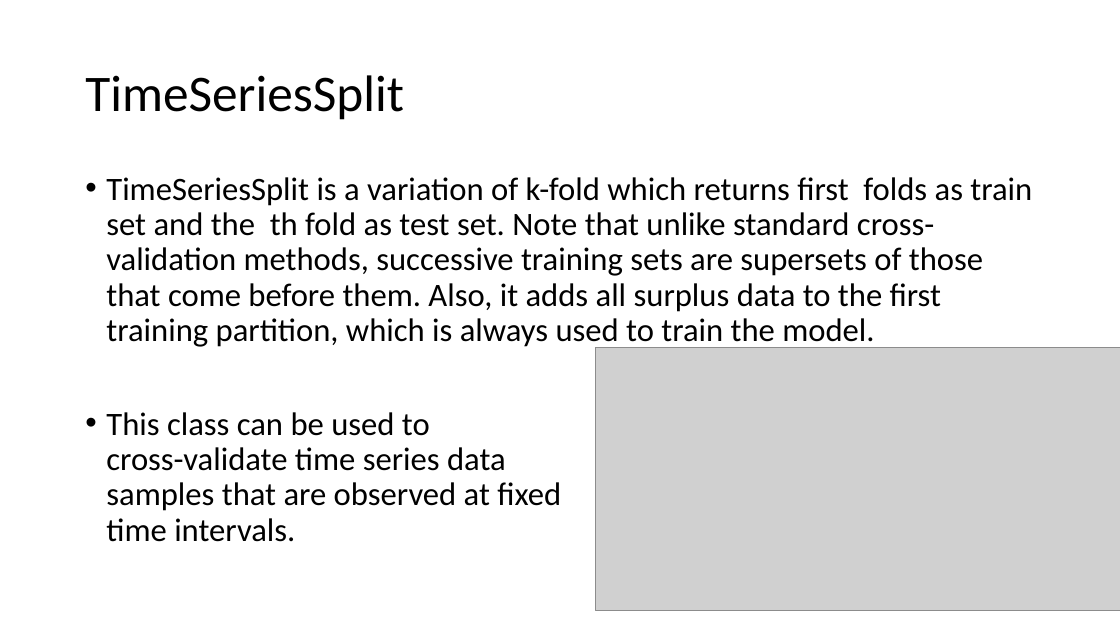
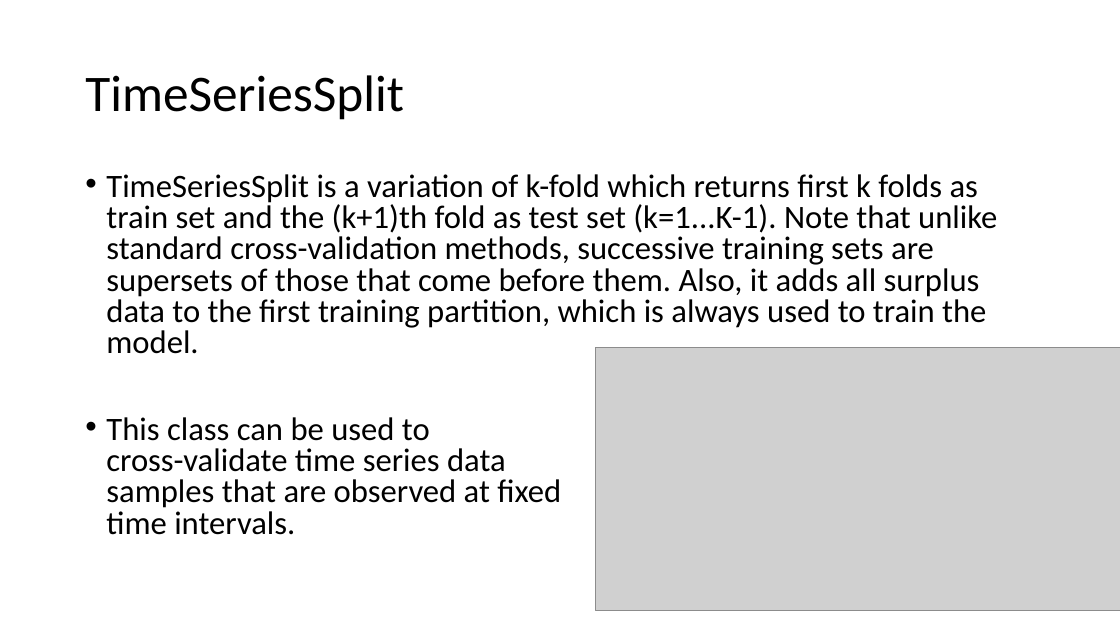
Before and after one commit to FranzGH/IoT_ML, a slide deck: slide 23 of Model selection.pptx (slide 22 before the commit). Drawn at 1120x630 pixels with LibreOffice and Linux fonts; fonts in the diff are those of the drawing; grey boxes stand for pictures. Boxes give left, top, right and bottom in pixels: in the first picture for what was removed or moved away, otherwise in the second. Text is boxed around its words. In the diff, an @@ line names an element or a change of style, - is before the commit and + after.

Commit message:
Model selection

```diff
--- a/Model selection.pptx
+++ b/Model selection.pptx
@@ text at bbox=[106, 174, 997, 354]: text changed @@
-• TimeSeriesSplit is a variation of k-fold which returns first folds as train set and the th fold as test set. Note that unlike standard cross-validation methods, successive training sets are supersets of those that come before them. Also, it adds all surplus data to the first training partition, which is always used to train the model.
+• TimeSeriesSplit is a variation of k-fold which returns first k folds as train set and the (k+1)th fold as test set (k=1...K-1). Note that unlike standard cross-validation methods, successive training sets are supersets of those that come before them. Also, it adds all surplus data to the first training partition, which is always used to train the model.
@@ text at bbox=[106, 417, 561, 535]: line spacing 0.9 to 0.8 @@
```
Also in this commit, not shown: 23 other slides changed, 3 slides added, 1 slide removed, 8 other files.
